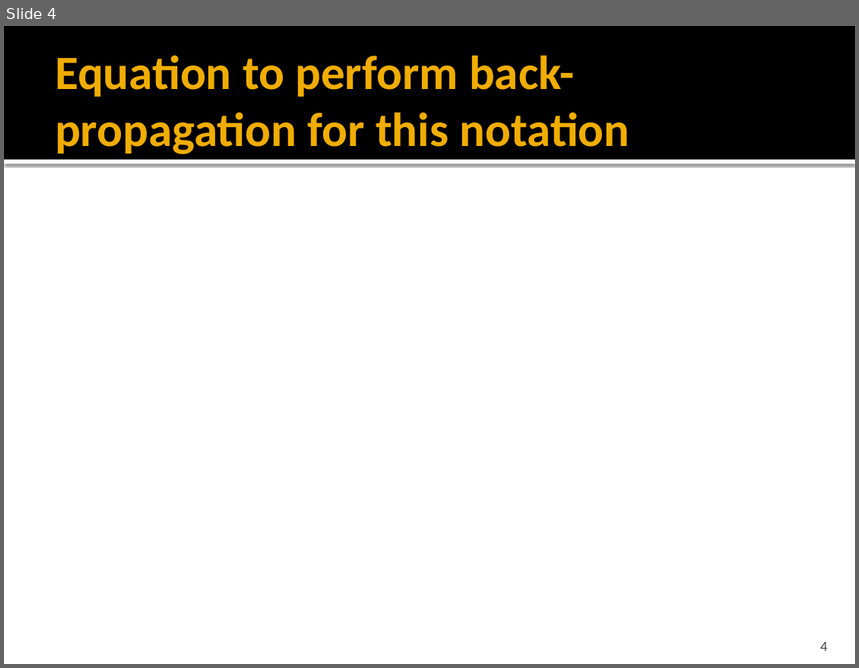
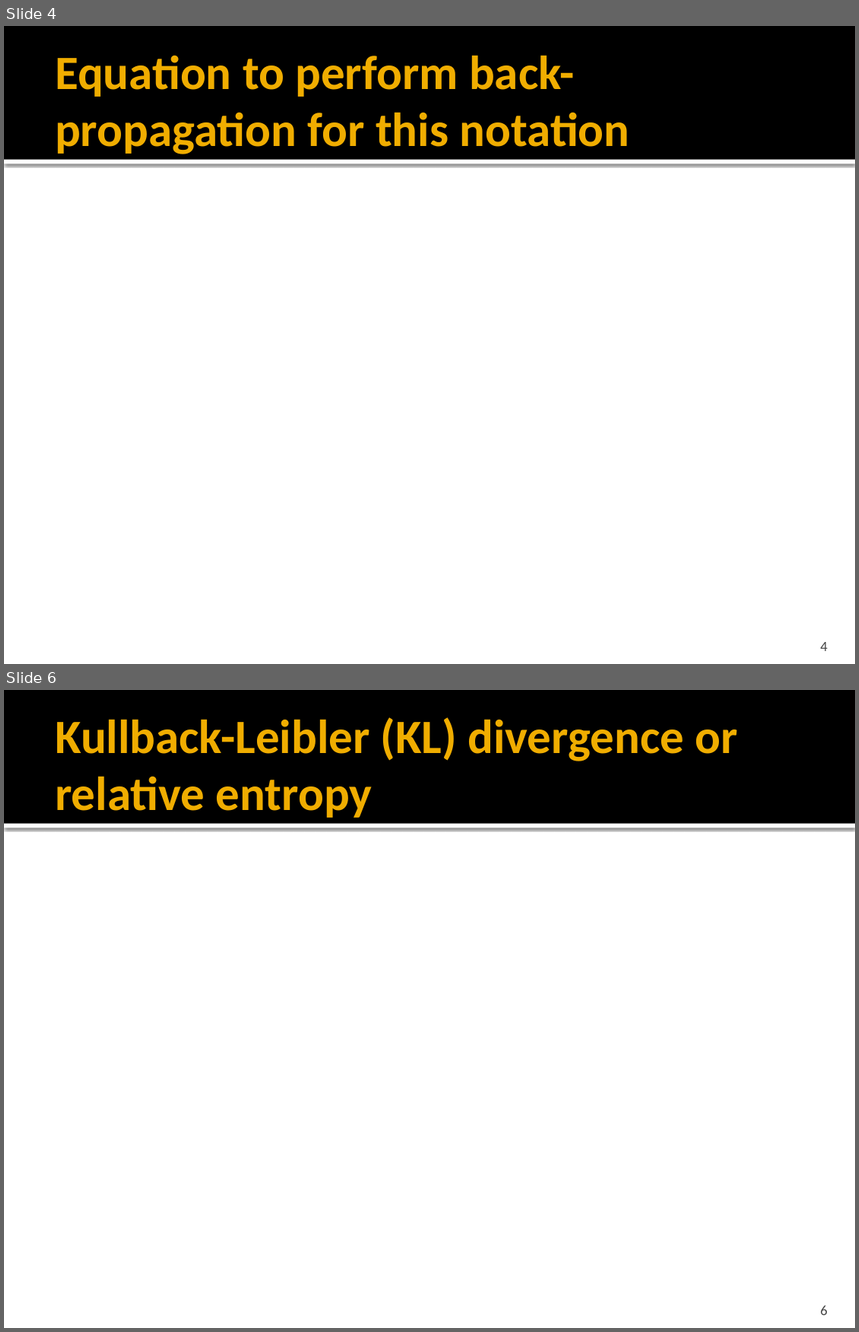
Before and after one commit to kamzolov-opt/libSiriusOpt, a slide deck: lectures/L9_multilayer_nn_forward_and_backward.pptx. Shown one above the other, each under a label of ours: slide 4 before the commit, slides 4 and 6 after it; the slides between them are not shown. The pictures are 859x668 and 859x1332 pixels, drawn with LibreOffice and Linux fonts; fonts in the diff are those of the drawing; grey boxes stand for pictures. Boxes give left, top, right and bottom in pixels: in the first picture for what was removed or moved away, otherwise in the second. Text is boxed around its words. In the diff, an @@ line names an element or a change of style, - is before the commit and + after.

Commit message:
up

```diff
--- a/lectures/L9_multilayer_nn_forward_and_backward.pptx
+++ b/lectures/L9_multilayer_nn_forward_and_backward.pptx
@@ slide 6 added at (x1=4, y1=690, x2=855, y2=1328), background #FFFFFF; not listed: 2 template elements that a slide beside it also shows @@
@@ title added at (x1=55, y1=717, x2=738, y2=818), 40.5 pt, text #F0AD00, bold @@
+Kullback-Leibler (KL) divergence or relative entropy
@@ page number added at (x1=820, y1=1306, x2=827, y2=1315), 12 pt, text #454545 @@
+6
```
Also in this commit, not shown: 4 other slides added.
